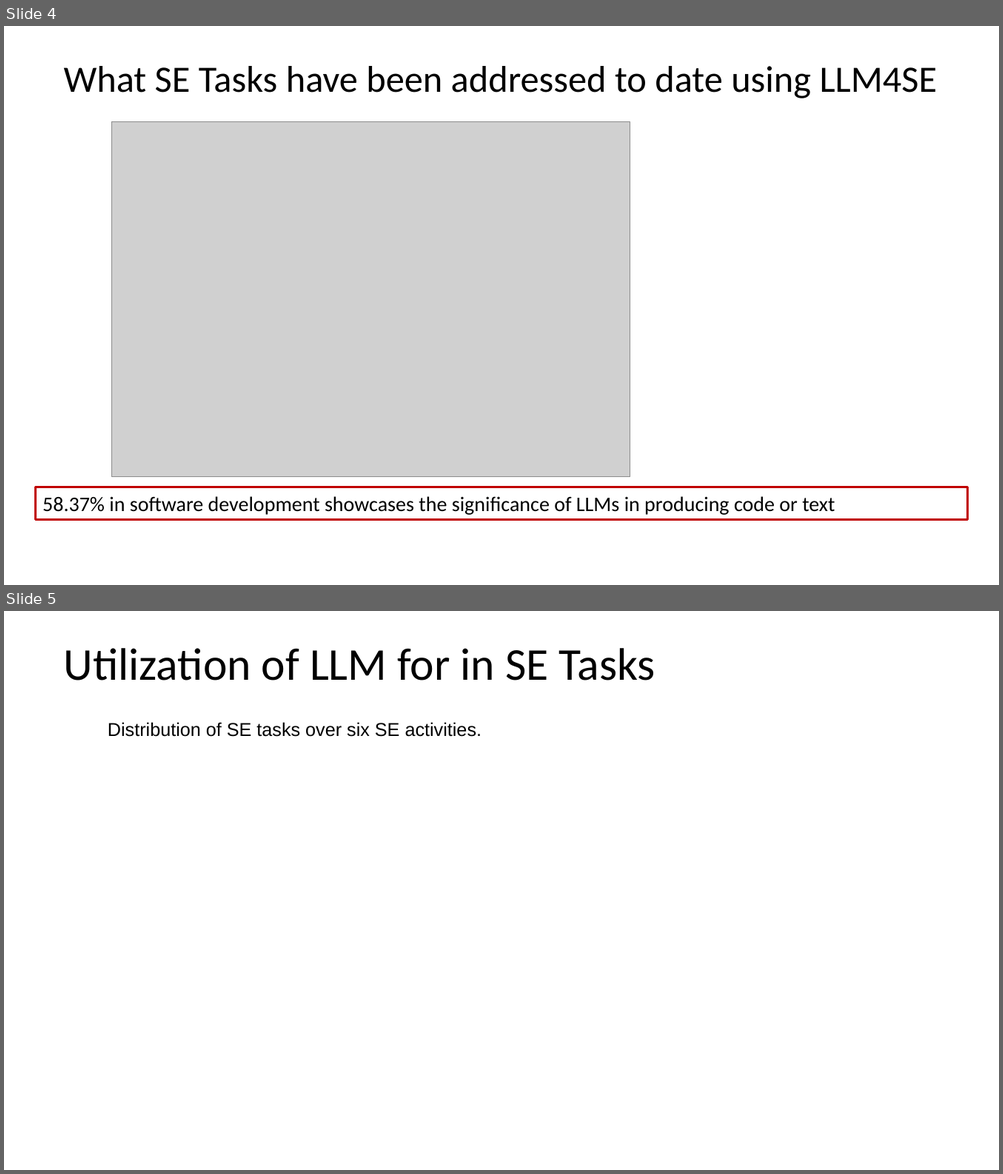
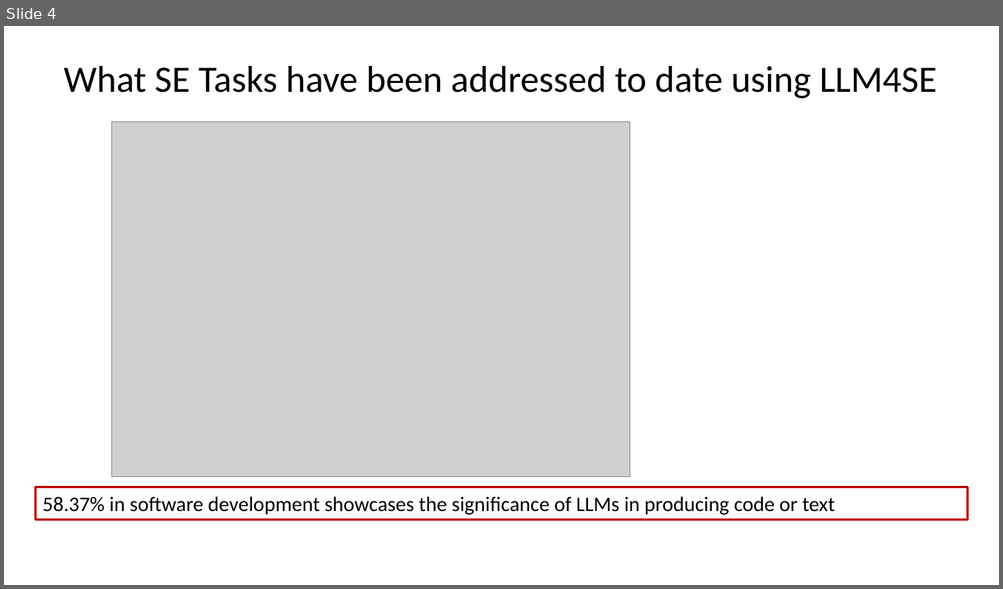
Before and after one commit to johnxu21/johnxu21.github.io, a slide deck: teaching/CS472/Timetable/LLM.pptx. Shown one above the other, each under a label of ours: slides 4 and 5 before the commit, slide 4 after it. The pictures are 1003x1174 and 1003x589 pixels, drawn with LibreOffice and Linux fonts; fonts in the diff are those of the drawing; grey boxes stand for pictures. Boxes give left, top, right and bottom in pixels: in the first picture for what was removed or moved away, otherwise in the second. Text is boxed around its words. In the diff, an @@ line names an element or a change of style, - is before the commit and + after.

```diff
--- a/teaching/CS472/Timetable/LLM.pptx
+++ b/teaching/CS472/Timetable/LLM.pptx
@@ slide 5 removed at [4, 611, 999, 1170], background #FFFFFF @@
@@ title removed at [64, 648, 654, 681] @@
-Utilization of LLM for in SE Tasks
@@ text removed at [108, 722, 482, 737] @@
-Distribution of SE tasks over six SE activities.
```
Also in this commit, not shown: 1 slide changed, 2 slides added, 1 other slide removed, 1 other file.
